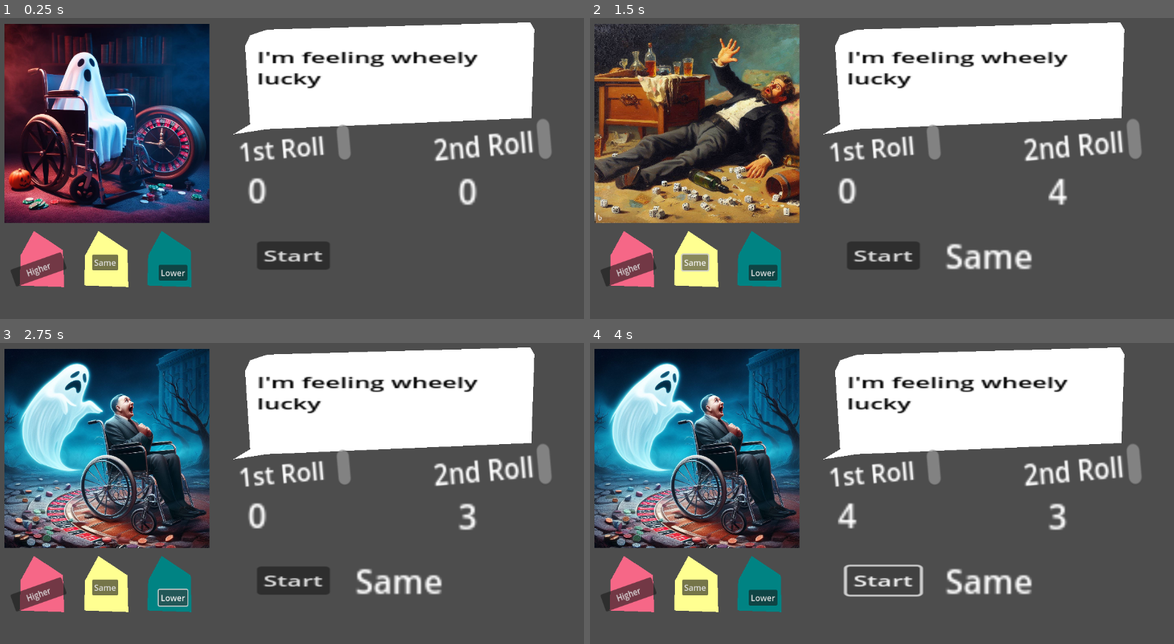
Above: before the commit, frames 1-4 (two rows, left to right).
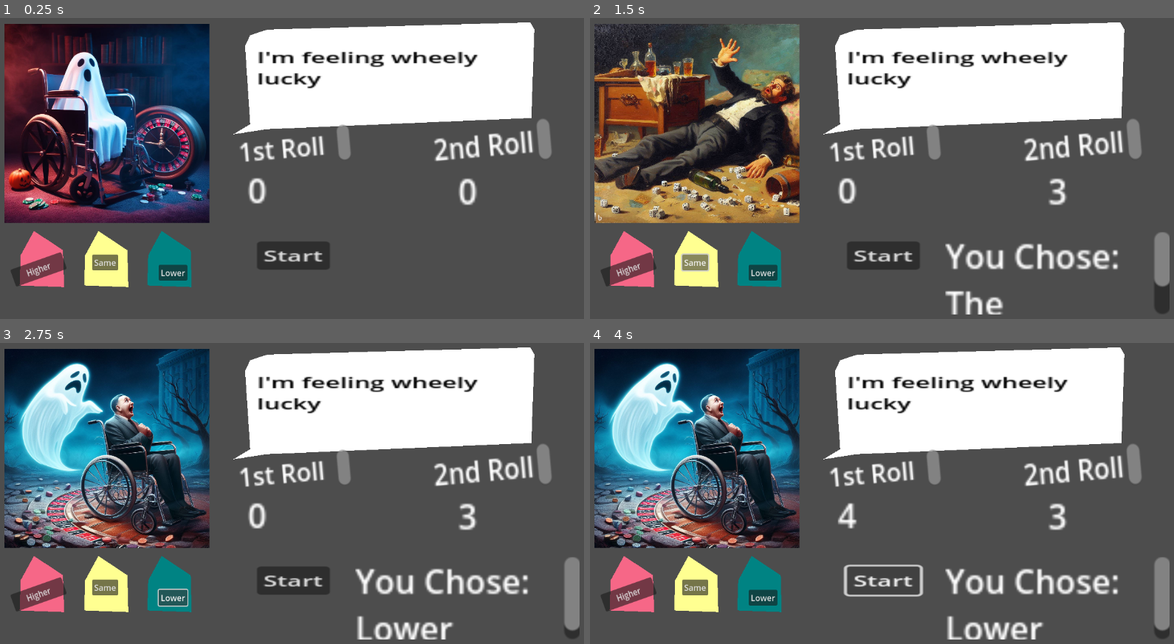
Above: after the commit, the same moments.

Repository: daoslies/TeamGame
Game: Godot game, scene res://Scenes/PlayScreen.tscn
The game is run twice, just before and just after one commit, with the same random seed, the same clock (stepped at 60 frames per second) and the same inputs.
Inputs:
- Up to frame 1 (0.25 s): no input
- Up to frame 2 (1.5 s): click "Higher" at 0.5 s; click "Same" at 1.25 s
- Up to frame 3 (2.75 s): click "Lower" at 2 s
- Up to frame 4 (4 s): click "Start" at 2.75 s; click "Start" at 3.5 s

The runs differ from the first frame. In frame 2, 2.7% of the frame differs, in the area x 60-100%, y 53-99%; in frame 3, 2.7%, in the area x 60-100%, y 71-99%; in frame 4, 2.7%.

Commit message:
buttons
more work on buttons. not fin

Diff:
--- a/Game/Scenes/1stRoll.gd
+++ b/Game/Scenes/1stRoll.gd
@@ -1,9 +1,12 @@
 extends RichTextLabel
 
+var roll_one
 
 # Called when the node enters the scene tree for the first time.
 func _ready():
 	self.text = "0"
+	self.roll_one = -5
+
 	#self.roll = str(0)
 
 	pass # Replace with function body.
@@ -11,17 +14,25 @@
 #var display = "test1"
 # Called every frame. 'delta' is the elapsed time since the previous frame.
 func _process(delta):
+	#roll_one = self.roll_one
+	#print(roll_one)
 
 	pass
 
-func displayText(num):
+func displayText(roll_one):
 
-	print('Here', num)
+	print('Here', roll_one)
 
-	self.text = str(int(num))
+	self.text = str(int(roll_one))
 	print('Roll: ', self.text)
 
 	return self.text
+
+# inherit the num for display
+# trigger a function to create randum num
+# rnadom num sent to display text
+
+
 
 
 func _on_button_pressed():
@@ -32,8 +43,12 @@
 
 		# rand num generator
 	var rand_num_gen = RandomNumberGenerator.new()
-	var randum_num = str(int(rand_num_gen.randf_range(1, DiceSize)))
-
-	text = str(randum_num)
+	roll_one = int(rand_num_gen.randf_range(1, DiceSize))
+	self.roll_one = roll_one
+	text = str(roll_one)
 	#self.outcome = text
 	pass # Replace with function body.
+
+func get_roll():
+	print('Get roll: ', self.roll_one)
+	return self.roll_one
--- a/Game/Scenes/2stRoll.gd
+++ b/Game/Scenes/2stRoll.gd
@@ -1,5 +1,6 @@
 extends RichTextLabel
 
+var roll_two
 
 # Called when the node enters the scene tree for the first time.
 func _ready():
@@ -11,14 +12,18 @@
 func _process(delta):
 	pass
 
-func displayText(num):
+func displayText(roll_two):
 
-	print('Here', num)
-
-	self.text = str(int(num))
+	print('Here', roll_two)
+	self.text = str(int(roll_two))
 	print('Roll: ', self.text)
 
 	return self.text
+
+func randum_num(DiceSize):
+	var rand_num_gen = RandomNumberGenerator.new()
+	var randum_num = int(rand_num_gen.randf_range(1, DiceSize))
+	return randum_num
 
 func _on_higher_pressed():
 	var Character = get_node("/root/GetCharacter")
@@ -26,11 +31,12 @@
 	print('clicked_higher_2stRoll')
 
 	var DiceSize = Character.personify.DiceSize
-
 		# rand num generator
-	var rand_num_gen = RandomNumberGenerator.new()
-	var randum_num = str(int(rand_num_gen.randf_range(1, DiceSize)))
-	text = str(randum_num)
+	#var rand_num_gen = RandomNumberGenerator.new()
+	#var randum_num = str(int(rand_num_gen.randf_range(1, DiceSize)))
+	var roll_two = randum_num(DiceSize)
+	self.roll_two = roll_two
+	text = str(roll_two)
 
 	### Time delay between roll and reveal.
 	pass # Replace with function body.
@@ -41,11 +47,12 @@
 	print('clicked_lower')
 
 	var DiceSize = Character.personify.DiceSize
-
+	var num = randum_num(DiceSize)
+	self.roll_two = roll_two
 		# rand num generator
-	var rand_num_gen = RandomNumberGenerator.new()
-	var randum_num = str(int(rand_num_gen.randf_range(1, DiceSize)))
-	text = str(randum_num)
+	#var rand_num_gen = RandomNumberGenerator.new()
+	#var randum_num = str(int(rand_num_gen.randf_range(1, DiceSize)))
+	text = str(roll_two)
 
 	### Time delay between roll and reveal.
 	pass # Replace with function body.
@@ -54,12 +61,16 @@
 func _on_same_pressed():
 	var Character = get_node("/root/GetCharacter")
 
-	print('clicked_lower')
+	print('clicked_same')
 
 	var DiceSize = Character.personify.DiceSize
+	var roll_two= randum_num(DiceSize)
+	self.roll_two = roll_two
+		# rand num generator
+	#var rand_num_gen = RandomNumberGenerator.new()
+	#var randum_num = str(int(rand_num_gen.randf_range(1, DiceSize)))
+	text = str(roll_two)
+	pass # Replace with function body.
 
-		# rand num generator
-	var rand_num_gen = RandomNumberGenerator.new()
-	var randum_num = str(int(rand_num_gen.randf_range(1, DiceSize)))
-	text = str(randum_num)
-	pass # Replace with function body.
+func get_roll():
+	return roll_two
--- a/Game/Scenes/PlayScreen.tscn
+++ b/Game/Scenes/PlayScreen.tscn
@@ -36,7 +36,7 @@
 [node name="Node2D" type="Node2D"]
 script = ExtResource("1_k481s")
 
-[node name="DisabledGhost" type="Sprite2D" parent="."]
+[node name="GhostPic" type="Sprite2D" parent="."]
 position = Vector2(219.125, 213.125)
 scale = Vector2(0.390381, 0.379713)
 texture = ExtResource("1_mu2wk")
@@ -58,37 +58,81 @@
 
 [node name="Buttons" type="Node2D" parent="."]
 
-[node name="HiLowButtons" type="Node2D" parent="Buttons"]
+[node name="ButtonImgs" type="Node2D" parent="Buttons"]
 position = Vector2(9.725, 11.025)
 scale = Vector2(1, 0.989689)
 script = ExtResource("4_tvaq4")
 
-[node name="Same" type="Polygon2D" parent="Buttons/HiLowButtons"]
+[node name="Same" type="Polygon2D" parent="Buttons/ButtonImgs"]
 position = Vector2(192.905, 417)
 scale = Vector2(0.992344, 1.65738)
 color = Color(1, 1, 0.572549, 1)
 polygon = PackedVector2Array(-0.375641, 0.0419922, -26.3756, 29.042, -28.3756, 65.042, 58.6244, 67.042, 56.6244, 23.042)
 
-[node name="Lower" type="Polygon2D" parent="Buttons/HiLowButtons"]
+[node name="Lower" type="Polygon2D" parent="Buttons/ButtonImgs"]
 position = Vector2(316.25, 417)
 scale = Vector2(0.997, 1.657)
 color = Color(0, 0.513726, 0.513726, 1)
 polygon = PackedVector2Array(-0.375641, 0.0419922, -26.3756, 29.042, -28.3756, 65.042, 58.6244, 67.042, 56.6244, 23.042)
 
-[node name="CollisionPolygon2D" type="CollisionPolygon2D" parent="Buttons/HiLowButtons"]
-position = Vector2(67, 417)
-scale = Vector2(0.997312, 1.65738)
-
-[node name="Higher" type="Polygon2D" parent="Buttons/HiLowButtons"]
+[node name="Higher" type="Polygon2D" parent="Buttons/ButtonImgs"]
 position = Vector2(67, 417)
 scale = Vector2(0.997312, 1.65738)
 color = Color(0.968627, 0.407843, 0.529412, 1)
 polygon = PackedVector2Array(-0.375641, 0.0419922, -26.3756, 29.042, -28.3756, 65.042, 58.6244, 67.042, 56.6244, 23.042)
 
-[node name="Node2D" type="Node2D" parent="Buttons"]
+[node name="RollLabels" type="Node2D" parent="Buttons/ButtonImgs"]
+position = Vector2(-9.725, -11.1399)
+scale = Vector2(1, 1.01442)
+
+[node name="1stRoll" type="RichTextLabel" parent="Buttons/ButtonImgs/RollLabels"]
+offset_left = 494.46
+offset_top = 295.945
+offset_right = 542.255
+offset_bottom = 323.445
+scale = Vector2(4, 4)
+text = "20"
+script = ExtResource("7_5um64")
+
+[node name="2stRoll" type="RichTextLabel" parent="Buttons/ButtonImgs/RollLabels"]
+offset_left = 905.215
+offset_top = 295.945
+offset_right = 953.01
+offset_bottom = 323.445
+scale = Vector2(4.01511, 4.14964)
+text = "20"
+script = ExtResource("8_n1y0d")
+
+[node name="1stRollLabel" type="RichTextLabel" parent="Buttons/ButtonImgs/RollLabels"]
+offset_left = 473.085
+offset_top = 233.54
+offset_right = 546.19
+offset_bottom = 256.17
+rotation = 6.19592
+scale = Vector2(2.98619, 3.03939)
+text = "1st Roll"
+
+[node name="1stRollLabel2" type="RichTextLabel" parent="Buttons/ButtonImgs/RollLabels"]
+offset_left = 853.315
+offset_top = 222.59
+offset_right = 926.421
+offset_bottom = 245.22
+rotation = 6.19592
+scale = Vector2(3.1424, 3.51518)
+text = "2nd Roll"
+
+[node name="DidYaWin" type="RichTextLabel" parent="Buttons/ButtonImgs/RollLabels"]
+offset_left = 703.975
+offset_top = 424.455
+offset_right = 813.52
+offset_bottom = 464.455
+scale = Vector2(4, 4)
+script = ExtResource("9_57ppm")
+
+[node name="ButtonTriggers" type="Node2D" parent="Buttons"]
 script = ExtResource("6_x5ibr")
 
-[node name="Higher" type="Button" parent="Buttons/Node2D"]
+[node name="Higher" type="Button" parent="Buttons/ButtonTriggers"]
 offset_left = 30.0
 offset_top = 500.0
 offset_right = 142.0
@@ -97,14 +141,14 @@
 scale = Vector2(0.939582, 1.09409)
 text = "Higher"
 
-[node name="Same" type="Button" parent="Buttons/Node2D"]
+[node name="Same" type="Button" parent="Buttons/ButtonTriggers"]
 offset_left = 190.0
 offset_top = 470.0
 offset_right = 241.0
 offset_bottom = 501.0
 text = "Same"
 
-[node name="Lower" type="Button" parent="Buttons/Node2D"]
+[node name="Lower" type="Button" parent="Buttons/ButtonTriggers"]
 offset_left = 320.0
 offset_top = 490.0
 offset_right = 376.0
@@ -123,64 +167,19 @@
 scale = Vector2(1, 0.98478)
 text = "Start"
 
-[node name="Rolls" type="Node2D" parent="."]
-scale = Vector2(1, 1.00396)
-
-[node name="1stRoll" type="RichTextLabel" parent="Rolls"]
-offset_left = 494.46
-offset_top = 295.945
-offset_right = 542.255
-offset_bottom = 323.445
-scale = Vector2(4, 4)
-text = "20"
-script = ExtResource("7_5um64")
-
-[node name="2stRoll" type="RichTextLabel" parent="Rolls"]
-offset_left = 905.215
-offset_top = 295.945
-offset_right = 953.01
-offset_bottom = 323.445
-scale = Vector2(4.01511, 4.14964)
-text = "20"
-script = ExtResource("8_n1y0d")
-
-[node name="1stRollLabel" type="RichTextLabel" parent="Rolls"]
-offset_left = 473.085
-offset_top = 233.54
-offset_right = 546.19
-offset_bottom = 256.17
-rotation = 6.19592
-scale = Vector2(2.98619, 3.03939)
-text = "1st Roll"
-
-[node name="1stRollLabel2" type="RichTextLabel" parent="Rolls"]
-offset_left = 853.315
-offset_top = 222.59
-offset_right = 926.421
-offset_bottom = 245.22
-rotation = 6.19592
-scale = Vector2(3.1424, 3.51518)
-text = "2nd Roll"
-
-[node name="DidYaWin" type="RichTextLabel" parent="Rolls"]
-offset_left = 703.975
-offset_top = 424.455
-offset_right = 813.52
-offset_bottom = 464.455
-scale = Vector2(4, 4)
-script = ExtResource("9_57ppm")
-
-[connection signal="pressed" from="Buttons/Node2D/Higher" to="." method="_on_button_pressed"]
-[connection signal="pressed" from="Buttons/Node2D/Higher" to="." method="_on_higher_pressed"]
-[connection signal="pressed" from="Buttons/Node2D/Higher" to="Buttons/Node2D" method="_on_button_pressed"]
-[connection signal="pressed" from="Buttons/Node2D/Higher" to="Rolls/2stRoll" method="_on_higher_pressed"]
-[connection signal="pressed" from="Buttons/Node2D/Higher" to="Rolls/DidYaWin" method="_on_higher_pressed"]
-[connection signal="pressed" from="Buttons/Node2D/Same" to="." method="_on_button_2_pressed"]
-[connection signal="pressed" from="Buttons/Node2D/Same" to="." method="_on_same_pressed"]
-[connection signal="pressed" from="Buttons/Node2D/Same" to="Rolls/2stRoll" method="_on_same_pressed"]
-[connection signal="pressed" from="Buttons/Node2D/Lower" to="." method="_on_lower_pressed"]
-[connection signal="pressed" from="Buttons/Node2D/Lower" to="." method="_on_button_pressed"]
-[connection signal="pressed" from="Buttons/Node2D/Lower" to="Rolls/2stRoll" method="_on_lower_pressed"]
+[connection signal="ready" from="Buttons/ButtonImgs/RollLabels/1stRoll" to="Buttons/Start" method="_on_st_roll_ready"]
+[connection signal="pressed" from="Buttons/ButtonTriggers/Higher" to="." method="_on_button_pressed"]
+[connection signal="pressed" from="Buttons/ButtonTriggers/Higher" to="." method="_on_higher_pressed"]
+[connection signal="pressed" from="Buttons/ButtonTriggers/Higher" to="Buttons/ButtonTriggers" method="_on_button_pressed"]
+[connection signal="pressed" from="Buttons/ButtonTriggers/Higher" to="Buttons/ButtonImgs/RollLabels/2stRoll" method="_on_higher_pressed"]
+[connection signal="pressed" from="Buttons/ButtonTriggers/Higher" to="Buttons/ButtonImgs/RollLabels/DidYaWin" method="_on_higher_pressed"]
+[connection signal="pressed" from="Buttons/ButtonTriggers/Same" to="." method="_on_button_2_pressed"]
+[connection signal="pressed" from="Buttons/ButtonTriggers/Same" to="." method="_on_same_pressed"]
+[connection signal="pressed" from="Buttons/ButtonTriggers/Same" to="Buttons/ButtonImgs/RollLabels/2stRoll" method="_on_same_pressed"]
+[connection signal="pressed" from="Buttons/ButtonTriggers/Same" to="Buttons/ButtonImgs/RollLabels/DidYaWin" method="_on_same_pressed"]
+[connection signal="pressed" from="Buttons/ButtonTriggers/Lower" to="." method="_on_lower_pressed"]
+[connection signal="pressed" from="Buttons/ButtonTriggers/Lower" to="." method="_on_button_pressed"]
+[connection signal="pressed" from="Buttons/ButtonTriggers/Lower" to="Buttons/ButtonImgs/RollLabels/2stRoll" method="_on_lower_pressed"]
+[connection signal="pressed" from="Buttons/ButtonTriggers/Lower" to="Buttons/ButtonImgs/RollLabels/DidYaWin" method="_on_lower_pressed"]
 [connection signal="pressed" from="Buttons/Start/Button" to="Buttons/Start" method="_on_button_pressed"]
-[connection signal="pressed" from="Buttons/Start/Button" to="Rolls/1stRoll" method="_on_button_pressed"]
-[connection signal="ready" from="Rolls/1stRoll" to="Buttons/Start" method="_on_st_roll_ready"]
+[connection signal="pressed" from="Buttons/Start/Button" to="Buttons/ButtonImgs/RollLabels/1stRoll" method="_on_button_pressed"]
--- a/Game/Scenes/RichTextLabel.gd
+++ b/Game/Scenes/RichTextLabel.gd
@@ -12,7 +12,7 @@
 
 func HigherOrLower(dice1, dice2):
 	print('x    s',dice1.text)
-	print(dice2.text)
+	print(dice2.text, " HighorLower_Richtextfile")
 	print('Dice 1: ', dice1)
 	print('Dice 2: ', dice2)
 	var result = (
@@ -27,6 +27,7 @@
 
 
 func _on_higher_pressed():
+	print("Higher_richtext")
 	var Dice1 = get_node("/root/FirstRoll")
 	var Dice2 = get_node("/root/SecondRoll")
 	var result = HigherOrLower(Dice1, Dice2)
@@ -37,21 +38,25 @@
 	pass # Replace with function body.
 
 func _on_lower_pressed():
+	print("Lower_RichText")
+	var Dice1 = get_node("/root/FirstRoll")
+	var Dice2 = get_node("/root/SecondRoll")
+	print(Dice1.get_roll(), 'num num num Richtextfile')
+	print(Dice2.get_roll(), 'twonum Richtextfile')
+	#var result = HigherOrLower(Dice1.get_roll(), Dice2.get_roll())
+	print(Dice1, "xoxox xoxoxo xoxoo")
+
+	text = "You Chose: Lower" #result
+
+	pass # Replace with function body.
+
+func _on_same_pressed():
+	print("Same_richtext")
 	var Dice1 = get_node("/root/FirstRoll")
 	var Dice2 = get_node("/root/SecondRoll")
 	var result = HigherOrLower(Dice1, Dice2)
 	print(Dice1, "xoxox xoxoxo xoxoo")
 
-	text = result
+	text = "You Chose: The Same"+result
 
 	pass # Replace with function body.
-
-func _on_same_pressed():
-	var Dice1 = get_node("/root/FirstRoll")
-	var Dice2 = get_node("/root/SecondRoll")
-	var result = HigherOrLower(Dice1, Dice2)
-	print(Dice1, "xoxox xoxoxo xoxoo")
-
-	text = result
-
-	pass # Replace with function body.
--- a/Game/Scenes/button_click.gd
+++ b/Game/Scenes/button_click.gd
@@ -12,5 +12,5 @@
 
 
 func _on_button_pressed():
-	print("click clock")
+	print("click clock_button_click")
 	pass # Replace with function body.
